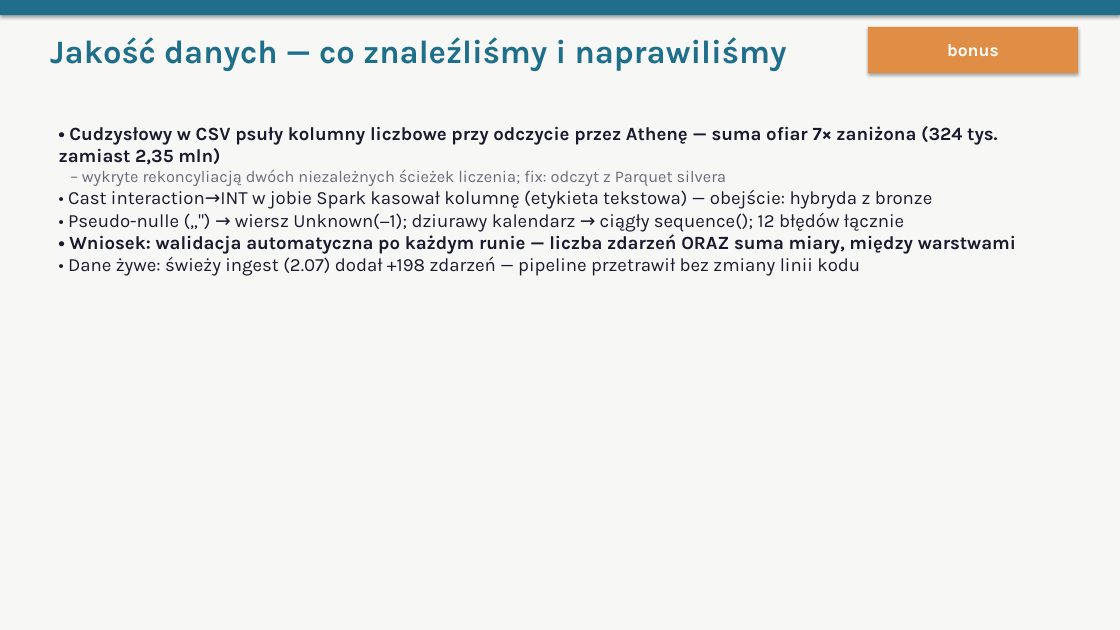
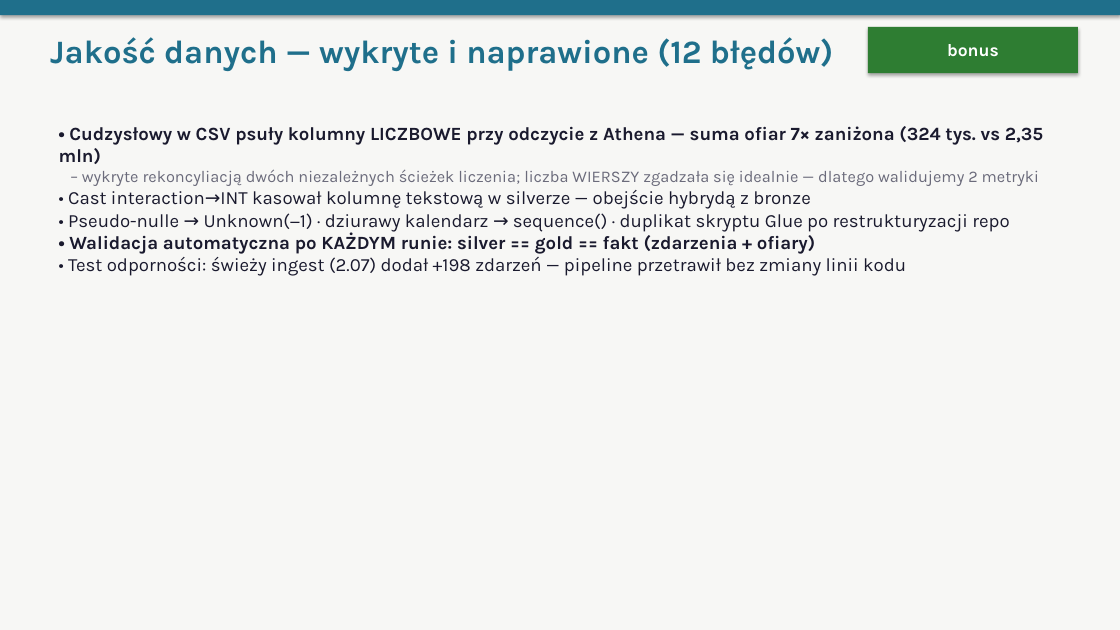
Before and after one commit to oskarfightingthekube/acled-etl-dashboard, a slide deck: slide 10 of docs/prezentacja_obrona.pptx (slide 12 before the commit). Drawn at 1120x630 pixels with LibreOffice and Linux fonts; fonts in the diff are those of the drawing. Boxes give left, top, right and bottom in pixels: in the first picture for what was removed or moved away, otherwise in the second. Text is boxed around its words. In the diff, an @@ line names an element or a change of style, - is before the commit and + after.

```diff
--- a/docs/prezentacja_obrona.pptx
+++ b/docs/prezentacja_obrona.pptx
@@ rectangle "bonus" at (868, 27, 1078, 73): fill #E08E45 to #2E7D32 @@
@@ text at (50, 37, 833, 71): text changed @@
-Jakość danych — co znaleźliśmy i naprawiliśmy
+Jakość danych — wykryte i naprawione (12 błędów)
@@ text at (59, 126, 1043, 276): text changed @@
-• Cudzysłowy w CSV psuły kolumny liczbowe przy odczycie przez Athenę — suma ofiar 7× zaniżona (324 tys. zamiast 2,35 mln)
-– wykryte rekoncyliacją dwóch niezależnych ścieżek liczenia; fix: odczyt z Parquet silvera
-• Cast interaction→INT w jobie Spark kasował kolumnę (etykieta tekstowa) — obejście: hybryda z bronze
-• Pseudo-nulle („") → wiersz Unknown(−1); dziurawy kalendarz → ciągły sequence(); 12 błędów łącznie
-• Wniosek: walidacja automatyczna po każdym runie — liczba zdarzeń ORAZ suma miary, między warstwami
-• Dane żywe: świeży ingest (2.07) dodał +198 zdarzeń — pipeline przetrawił bez zmiany linii kodu
+• Cudzysłowy w CSV psuły kolumny LICZBOWE przy odczycie z Athena — suma ofiar 7× zaniżona (324 tys. vs 2,35 mln)
+– wykryte rekoncyliacją dwóch niezależnych ścieżek liczenia; liczba WIERSZY zgadzała się idealnie — dlatego walidujemy 2 metryki
+• Cast interaction→INT kasował kolumnę tekstową w silverze — obejście hybrydą z bronze
+• Pseudo-nulle → Unknown(−1) · dziurawy kalendarz → sequence() · duplikat skryptu Glue po restrukturyzacji repo
+• Walidacja automatyczna po KAŻDYM runie: silver == gold == fakt (zdarzenia + ofiary)
+• Test odporności: świeży ingest (2.07) dodał +198 zdarzeń — pipeline przetrawił bez zmiany linii kodu
```
Also in this commit, not shown: 10 other slides changed, 5 slides added, 3 slides removed.
